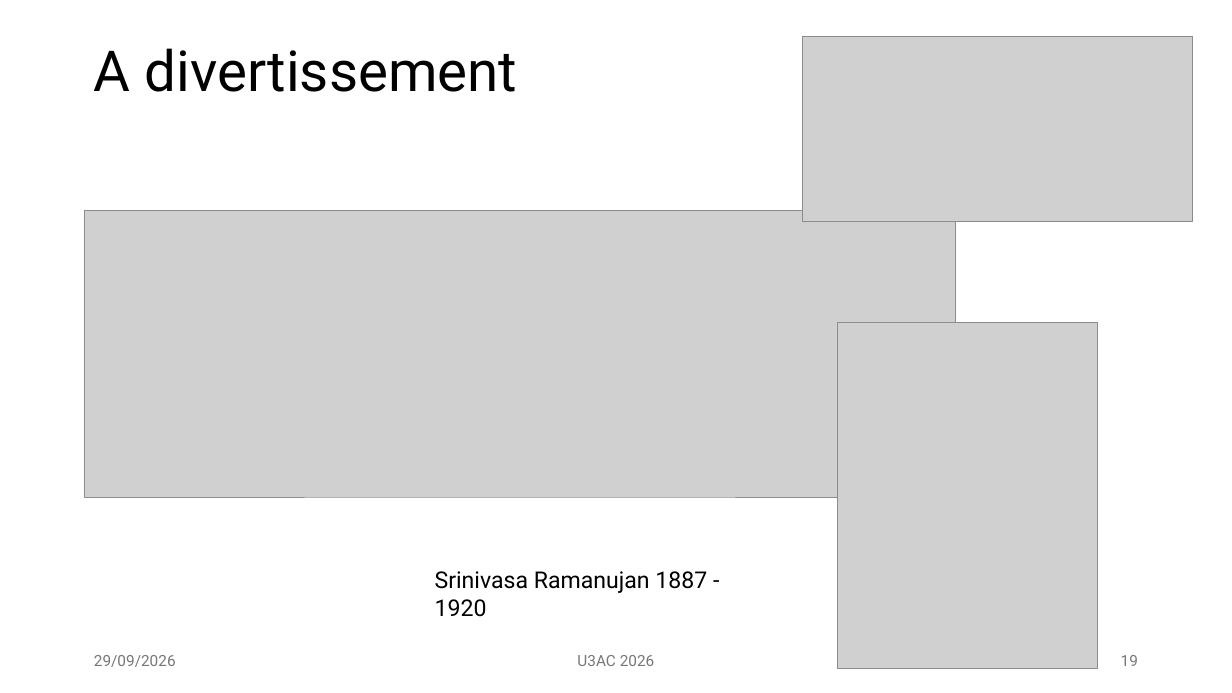
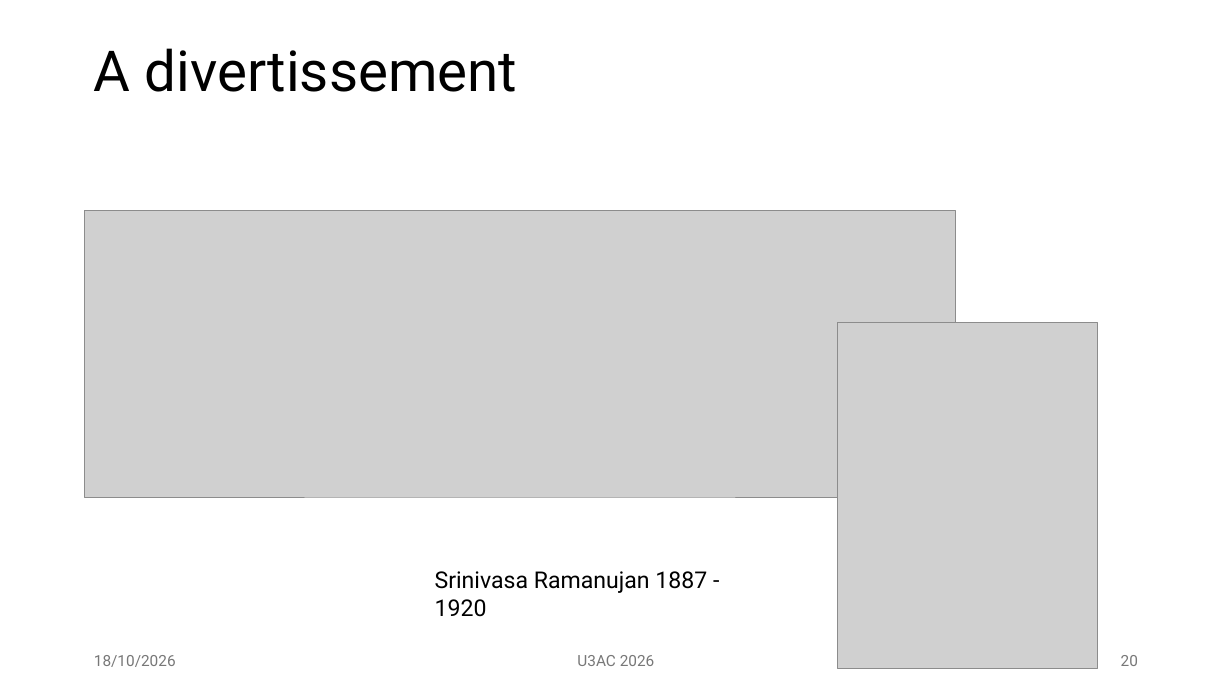
Before and after one commit to mm002a/U3AC, a slide deck: slide 20 of U3AC.Lec1.1.pptx (slide 19 before the commit). Drawn at 1232x693 pixels with LibreOffice and Linux fonts; fonts in the diff are those of the drawing; grey boxes stand for pictures. Boxes give left, top, right and bottom in pixels: in the first picture for what was removed or moved away, otherwise in the second. Text is boxed around its words. In the diff, an @@ line names an element or a change of style, - is before the commit and + after.

```diff
--- a/U3AC.Lec1.1.pptx
+++ b/U3AC.Lec1.1.pptx
@@ picture removed at (803, 37, 1193, 222) @@
@@ text at (94, 655, 176, 667): text changed @@
-29/09/2026
+18/10/2026
@@ page number at (1121, 655, 1138, 666): text changed @@
-19
+20
```
Also in this commit, not shown: 35 other slides changed, 6 slides added.
